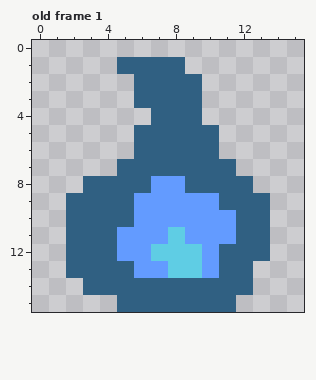
Pixel-art file -- sprites/souls.aseprite. Above, as it was before the edit.
16x16 pixels, 1 frame. Shown: old frame 1. The commit also changed other frames, which this record leaves out.
After the commit:
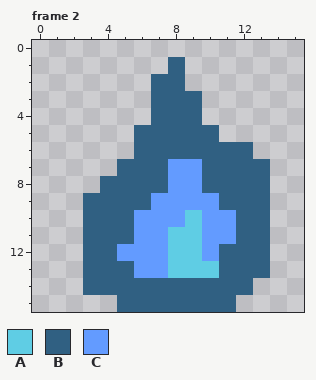
Palette (. is transparent): A #5fcde4  B #306082  C #639bff
A new or re-ordered frame is compared with the old frame closest to it.
The exact change:
frames 1 -> 4
Frame 2 is new; against old frame 1:
Colour A replaces colour C in rows 10 to 11 at x 9; in row 13 at x 10.
Colour B is added in row 6 at x 11 to 12; in row 7 at x 12 to 13; in row 8 at x 13; in row 13 at x 13.
Colour B replaces colour C in row 8 at x 7; in row 9 at x 6; in row 11 at x 5.
Colour C replaces colour A in row 12 at x 7.
Colour C replaces colour B in row 7 at x 8 to 9; in row 8 at x 9.
The edit erases colour B in row 1 at x 5 to 7; in row 2 at x 6 and 9; in row 3 at x 6; in row 8 at x 3; in rows 9 to 13 at x 2.
Boxes around the changes in both pictures, in picture pixels (x1, y1, x2, y2):
changed: (66, 57, 270, 278)
